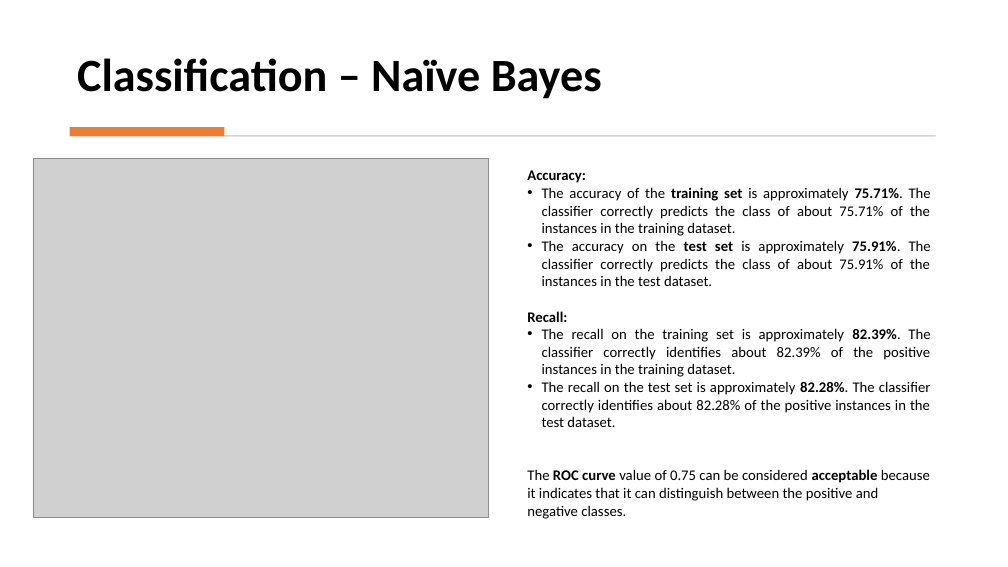
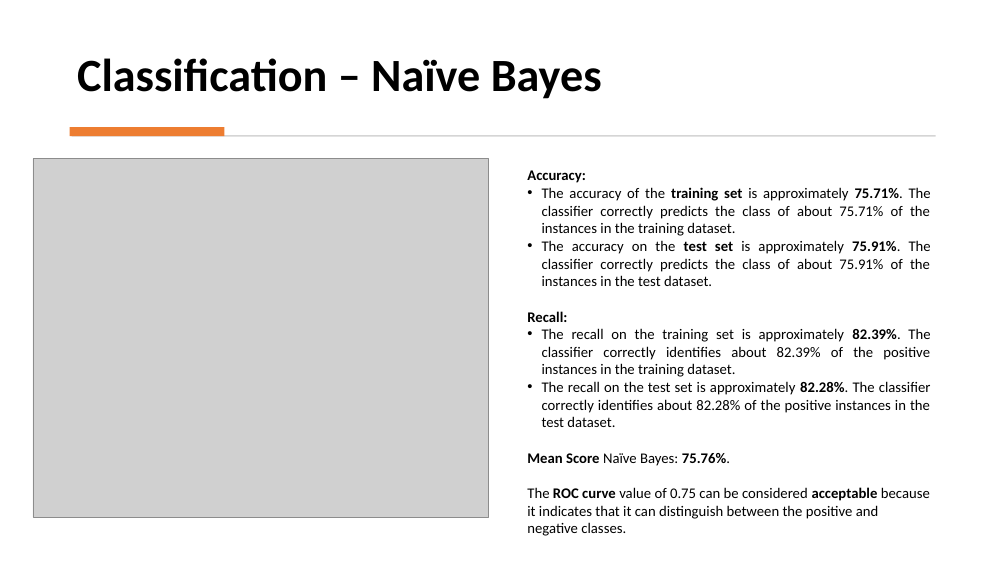
Before and after one commit to xstorresm/customer-service-case, a slide deck: slide 14 of Group8.Project.pptx. Drawn at 1008x567 pixels with LibreOffice and Linux fonts; fonts in the diff are those of the drawing; grey boxes stand for pictures. Boxes give left, top, right and bottom in pixels: in the first picture for what was removed or moved away, otherwise in the second. Text is boxed around its words. In the diff, an @@ line names an element or a change of style, - is before the commit and + after.

```diff
--- a/Group8.Project.pptx
+++ b/Group8.Project.pptx
@@ text at [527,453,730,466]: paragraph added @@
+Mean Score Naïve Bayes: 75.76%.
```
Also in this commit, not shown: 2 other slides changed, 1 slide added, 1 slide removed, 1 other file.
